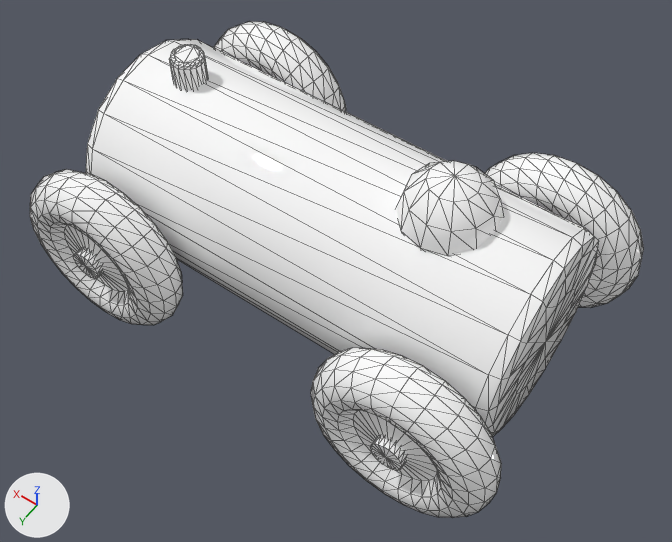
Before and after pictures for a commit that changed the FBX model Assets/4 - Art/Assets/toy_car.fbx.
Camera for both pictures: a 50 mm camera at (-0.42, 0.61, 1.024) aimed at (-0.012, 0.039, 0.127). The lights are fixed; the arrows at lower left show +X, +Y and +Z. Mesh edges are drawn as thin lines. Where no turn or scale is listed for an object, it has been applied to the vertices.

Script lines for the objects in view, before the commit:
```python
me_mesh = bpy.data.meshes.new('Mesh')
me_mesh.from_pydata(...)  # 1547 vertices, 2944 faces; spans x -0.552..0.122, y -0.21..0.209, z -0.147..0.183
me_mesh.materials.append(mat_toy)  # white #ffffff
ob_cylinder008 = bpy.data.objects.new('Cylinder008', me_mesh)
ob_cylinder008.location = (0.238, 0.0, 0.151)
```
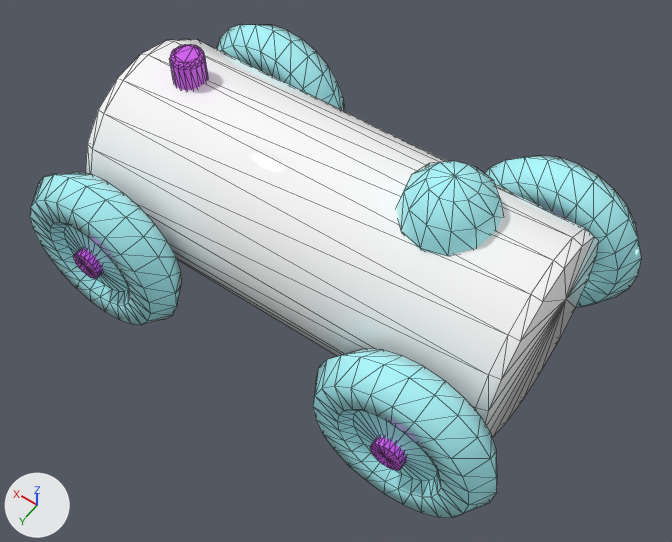
The newer file is also rescaled (x0.406), turned or shifted as a whole; pictures and numbers use the older file's frame.

Changed parts and their boxes (x1, y1, x2, y2) in the pictures (672 x 542 px):
```json
{"object": "Cylinder008", "change": "reshaped", "before": [30, 21, 644, 518], "after": [30, 25, 641, 518]}
{"part": 1, "of": "me_mesh", "change": "cut back", "before": [310, 153, 644, 518], "after": [485, 237, 599, 437]}
{"part": 2, "of": "me_mesh", "change": "deleted", "before": [30, 21, 346, 325]}
{"part": 3, "of": "me_mesh", "change": "recoloured", "before": [73, 45, 407, 470], "after": [73, 45, 407, 470], "on screen": "white to purple"}
{"part": 4, "of": "me_mesh", "change": "recoloured", "before": [50, 161, 503, 496], "after": [50, 161, 503, 496], "on screen": "white to cyan"}
```

Scene script edits in JSON lines:
```json
{"op": "add", "block": "mat_material__20", "code": ["mat_material__20 = principled_material('Material #20')", "mat_material__20.base_color = (0.409, 0.932, 0.98)  # cyan #abf7fd", "mat_material__20.roughness = 0.0"]}
{"op": "add", "block": "mat_material__70", "code": ["mat_material__70 = principled_material('Material #70')", "mat_material__70.base_color = (0.669, 0.108, 0.893)  # purple #d65cf3", "mat_material__70.roughness = 0.0"]}
{"block": "me_mesh", "where": "# used by ob_cylinder008; location = (0.238, 0.0, 0.151)"}
{"op": "remove", "block": "me_mesh", "code": "me_mesh.from_pydata(...)  # 1547 vertices, 2944 faces; spans x -0.552..0.122, y -0.21..0.209, z -0.147..0.183"}
{"op": "add", "block": "me_mesh", "code": "me_mesh.from_pydata(...)  # 1091 vertices, 2032 faces; spans x -0.552..0.122, y -0.21..0.209, z -0.147..0.183"}
{"block": "me_mesh", "change": "me_mesh part 1: 229 vertices removed from x -0.548..-0.324, y -0.208..0.208, z -0.143..0.116; 1 vertex added at x -0.511, y -0.028, z 0.049"}
{"block": "me_mesh", "change": "me_mesh part 2: 228 vertices removed from x -0.106..0.118, y -0.208..0.208, z -0.143..0.116"}
{"block": "me_mesh", "change": "me_mesh part 3: 556 faces spanning x -0.457..0.028, y -0.21..0.209, z -0.051..0.167 switch from mat_toy (white #ffffff) to mat_material__70 (purple #d65cf3)"}
{"block": "me_mesh", "change": "me_mesh part 4: 564 faces spanning x -0.503..0.073, y -0.204..0.204, z -0.097..0.183 switch from mat_toy (white #ffffff) to mat_material__20 (cyan #abf7fd)"}
```
